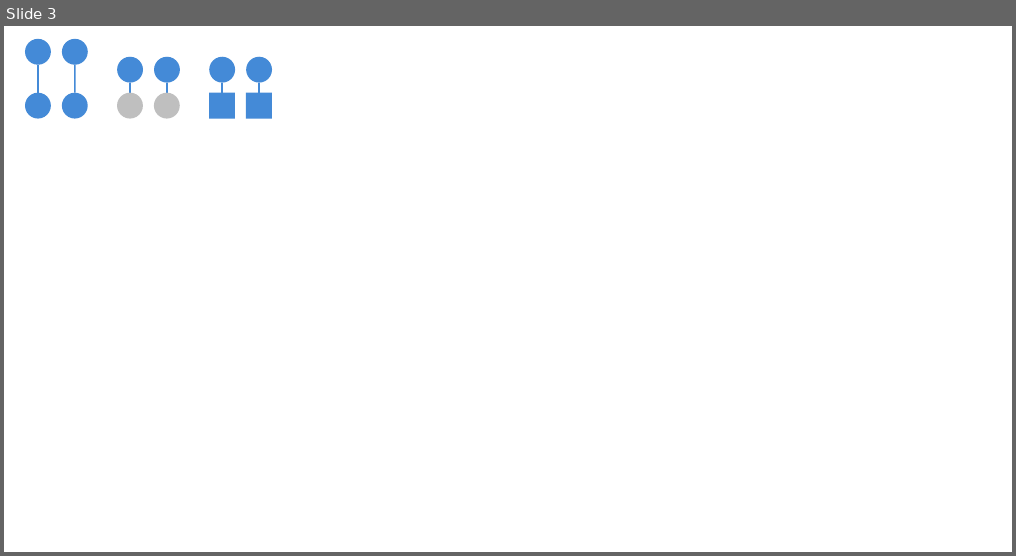
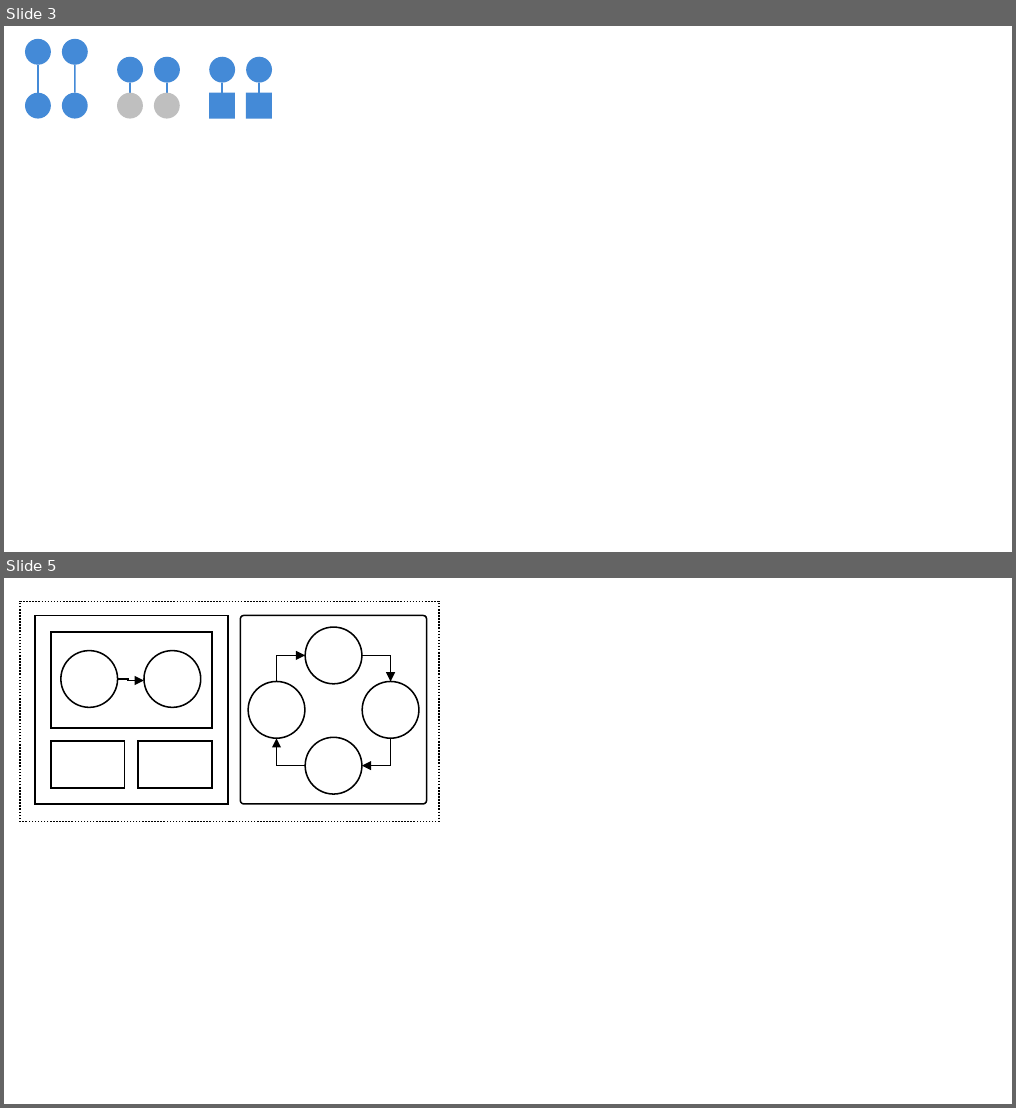
Before and after one commit to UBA-PSI/psi-thesis-guide, a slide deck: degree-thesis/en/Examples/gestalt.pptx. Shown one above the other, each under a label of ours: slide 3 before the commit, slides 3 and 5 after it; the slides between them are not shown. The pictures are 1016x556 and 1016x1108 pixels, drawn with LibreOffice and Linux fonts; fonts in the diff are those of the drawing. Boxes give left, top, right and bottom in pixels: in the first picture for what was removed or moved away, otherwise in the second. Text is boxed around its words. In the diff, an @@ line names an element or a change of style, - is before the commit and + after.

```diff
--- a/degree-thesis/en/Examples/gestalt.pptx
+++ b/degree-thesis/en/Examples/gestalt.pptx
@@ slide 5 added at box(4, 578, 1012, 1104), background #FFFFFF @@
@@ rectangle added at box(20, 601, 438, 822), outline #000000 1 pt dashed @@
@@ rectangle added at box(35, 616, 228, 804), outline #000000 1 pt @@
@@ rectangle added at box(51, 633, 212, 728), outline #000000 1 pt @@
@@ rounded rectangle added at box(240, 616, 426, 804), outline #000000 1 pt @@
@@ ellipse added at box(306, 627, 362, 684), outline #000000 1 pt @@
@@ ellipse added at box(61, 650, 117, 707), outline #000000 1 pt @@
@@ ellipse added at box(144, 650, 201, 707), outline #000000 1 pt @@
@@ elbow arrow added from (277, 681) to (306, 656), #000000 1 pt @@
@@ elbow arrow added from (362, 656) to (390, 681), #000000 1 pt @@
@@ elbow arrow added from (117, 679) to (144, 680), #000000 1 pt @@
@@ ellipse added at box(248, 681, 304, 738), outline #000000 1 pt @@
@@ ellipse added at box(362, 681, 419, 738), outline #000000 1 pt @@
@@ rectangle added at box(51, 742, 124, 788), outline #000000 1 pt @@
@@ rectangle added at box(139, 742, 212, 788), outline #000000 1 pt @@
@@ elbow arrow added from (306, 766) to (277, 738), #000000 1 pt @@
@@ ellipse added at box(306, 737, 362, 794), outline #000000 1 pt @@
@@ elbow arrow added from (390, 738) to (362, 766), #000000 1 pt @@
```
Also in this commit, not shown: 1 other slide added, 1 slide removed, 4 other files.
